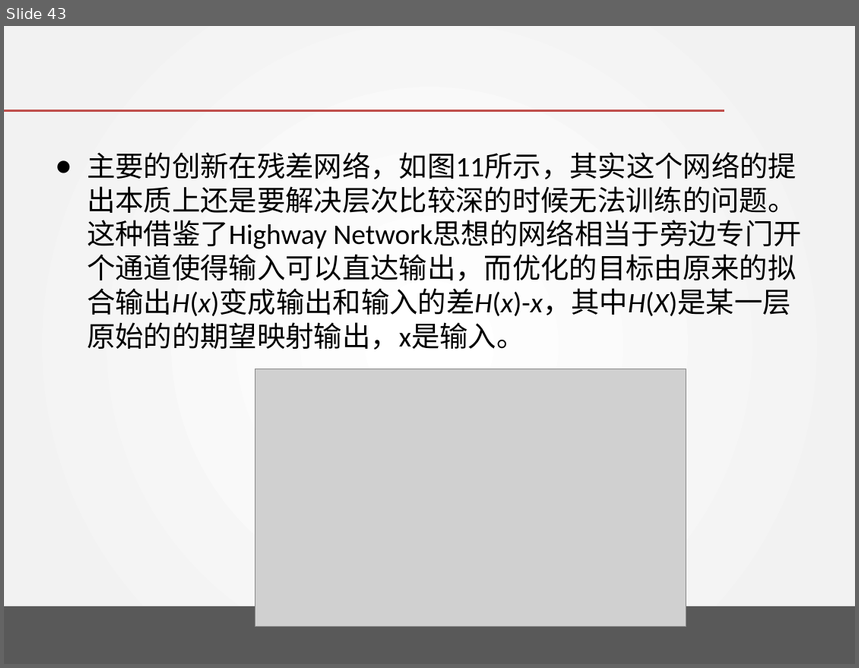
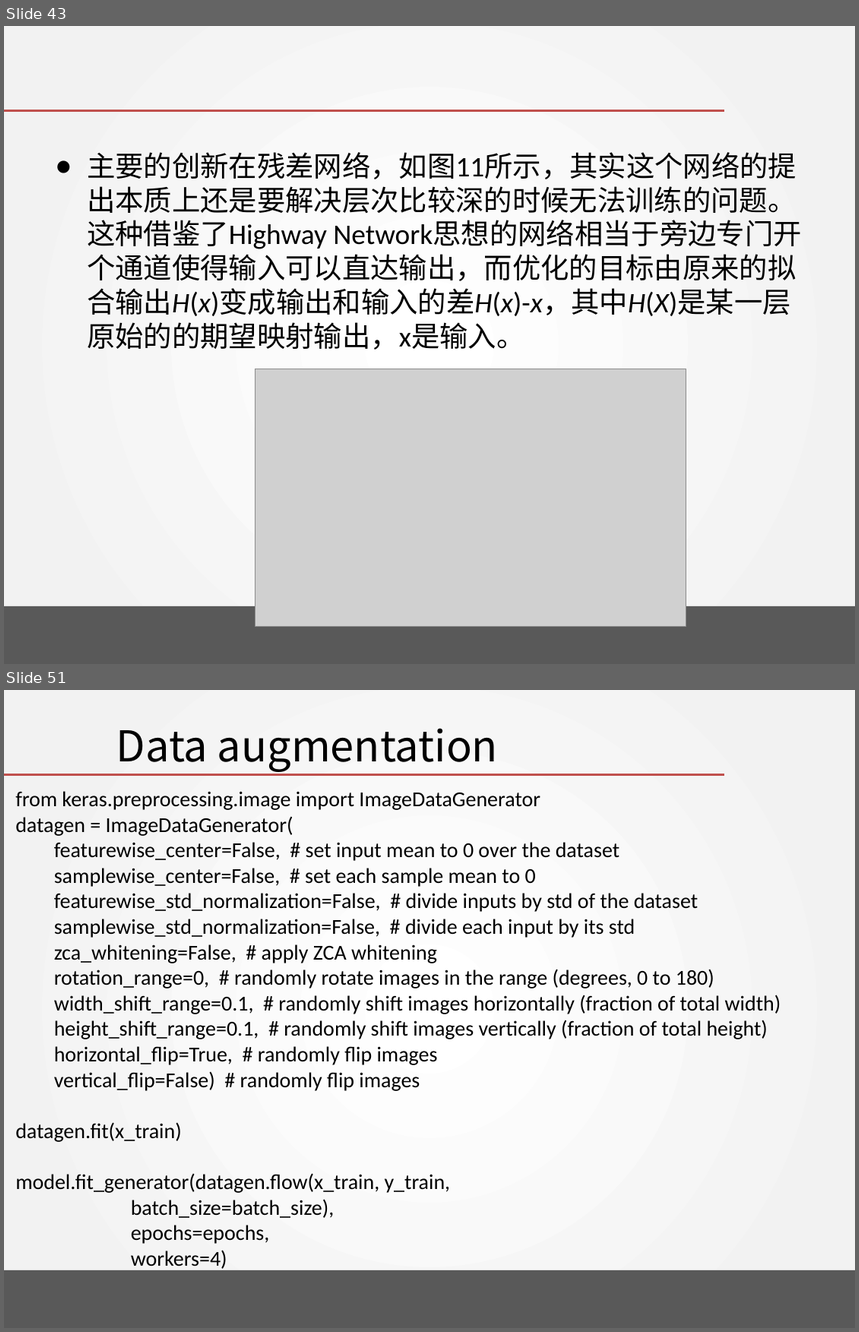
Before and after one commit to DavidPeng11/Artificial_Intelligence_2018, a slide deck: chapter 12 - Convolutional Neural Networks/Convolutional Neural Networks.pptx. Shown one above the other, each under a label of ours: slide 43 before the commit, slides 43 and 51 after it; the slides between them are not shown. The pictures are 859x668 and 859x1332 pixels, drawn with LibreOffice and Linux fonts; fonts in the diff are those of the drawing; grey boxes stand for pictures; background and template pictures are left out. Boxes give left, top, right and bottom in pixels: in the first picture for what was removed or moved away, otherwise in the second. Text is boxed around its words. In the diff, an @@ line names an element or a change of style, - is before the commit and + after.

```diff
--- a/chapter 12 - Convolutional Neural Networks/Convolutional Neural Networks.pptx
+++ b/chapter 12 - Convolutional Neural Networks/Convolutional Neural Networks.pptx
@@ slide 51 added at (4, 690, 855, 1328), background gradient #FFFFFF to #F2F2F2; not listed: 2 template elements that a slide beside it also shows @@
@@ title added at (116, 728, 498, 772), 36 pt, text #000000 @@
+Data augmentation
@@ text added at (15, 791, 781, 1271), 18 pt, text #000000 @@
+from keras.preprocessing.image import ImageDataGenerator
+datagen = ImageDataGenerator(
+featurewise_center=False, # set input mean to 0 over the dataset
+samplewise_center=False, # set each sample mean to 0
+featurewise_std_normalization=False, # divide inputs by std of the dataset
+samplewise_std_normalization=False, # divide each input by its std
+zca_whitening=False, # apply ZCA whitening
+rotation_range=0, # randomly rotate images in the range (degrees, 0 to 180)
+width_shift_range=0.1, # randomly shift images horizontally (fraction of total width)
+height_shift_range=0.1, # randomly shift images vertically (fraction of total height)
+horizontal_flip=True, # randomly flip images
+vertical_flip=False) # randomly flip images
+datagen.fit(x_train)
+model.fit_generator(datagen.flow(x_train, y_train,
+batch_size=batch_size),
+epochs=epochs,
+workers=4)
```
Also in this commit, not shown: 16 other slides added, 2 other files.
